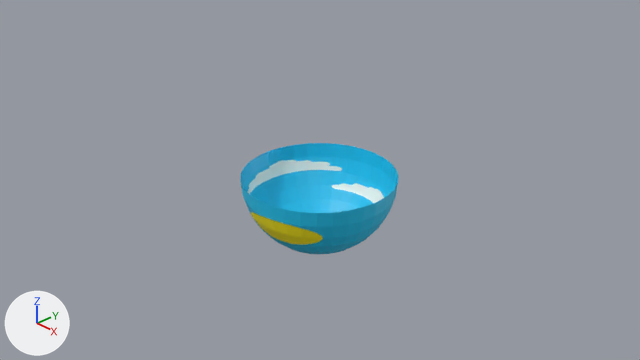
The Blender file BaseFramework 2.5D/Asset/Back/Back.blend, before and after one commit.
Camera for both pictures: the file's camera 'Camera'. Every picture has the same lights, and +X, +Y and +Z are marked at lower left. The first picture is the older version.

Objects in the first picture: '球'.
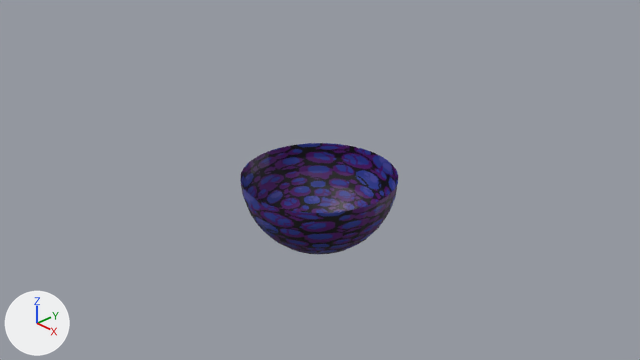
Location of each change, [x1, y1, x2, y2] in pixels of the pictures (640 x 360 px):
```json
{"object": "球", "change": "surface changed, turned", "before": [240, 143, 398, 254], "after": [240, 143, 398, 254], "on screen": "darker"}
```

Scene script edits in JSON lines:
```json
{"op": "add", "block": "img_bluerock_png", "code": ["img_bluerock_png = load_image('BlueRock.png', '../Textures/BlueRock.png', 274, 178, 'sRGB')"]}
{"op": "set", "path": "mat_マテリアル_001.texture", "old": "img_daytime_background_1024x800_png", "new": "img_bluerock_png"}
{"op": "set", "path": "ob_球.rotation_euler", "old": "(0.0, -3.142, 0.0)", "new": "(0.0, -3.142, -1.571)", "note": "degrees (0, -180, 0) -> degrees (0, -180, -90)"}
```
